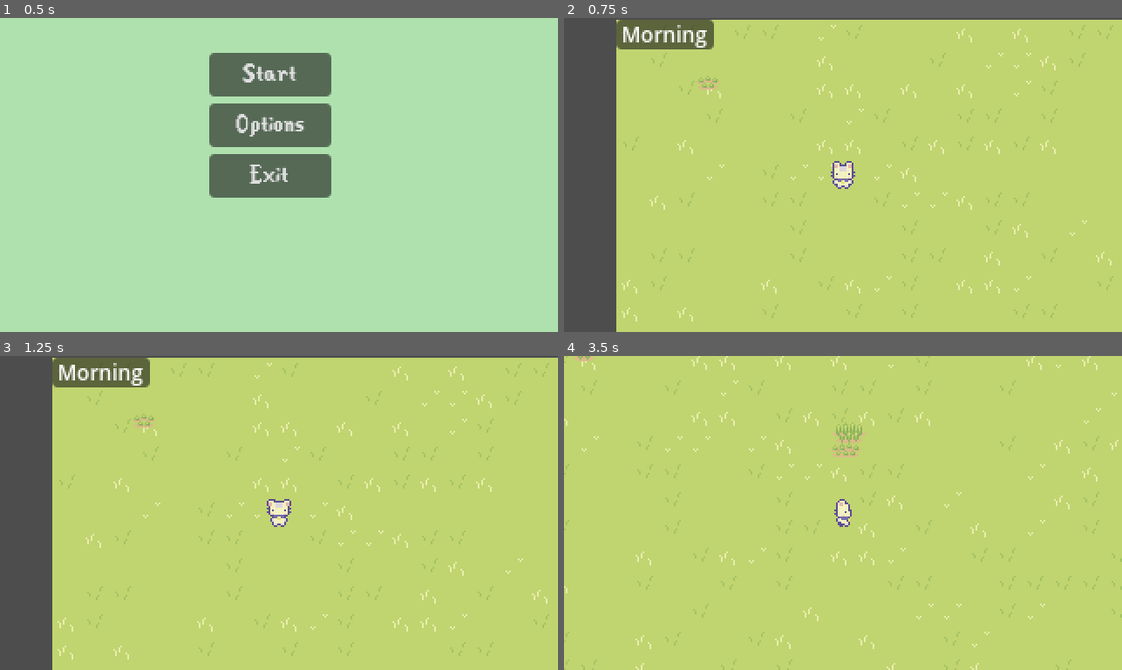
Above: before the commit, frames 1-4 (two rows, left to right).
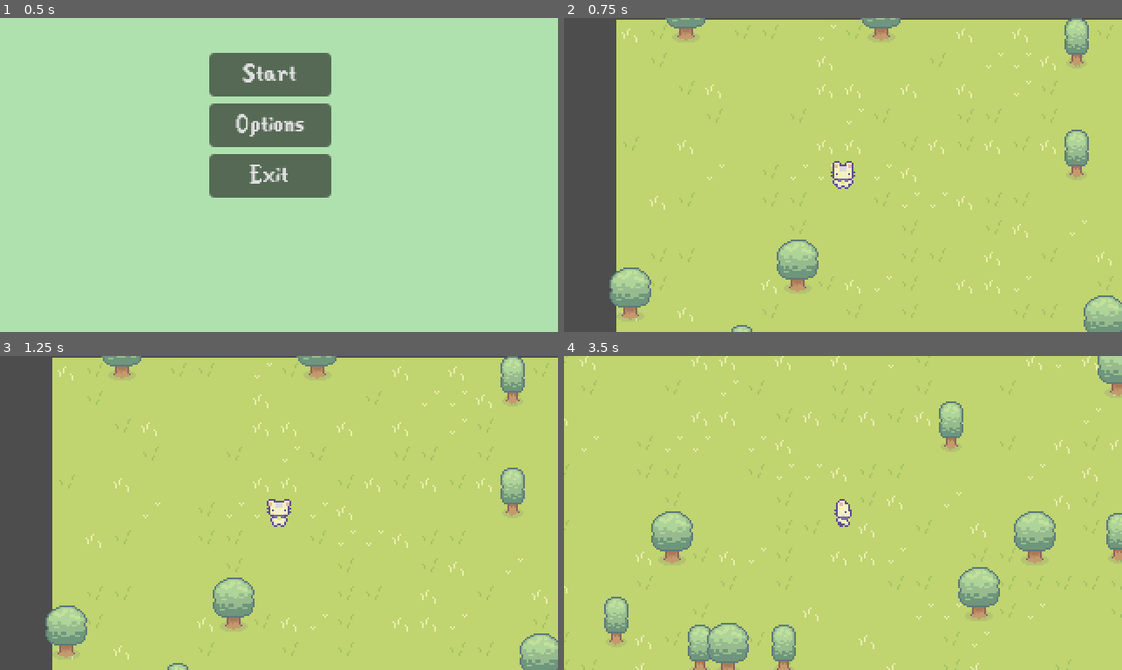
Above: after the commit, the same moments.

Repository: egd3025/everbloom
Game: Godot game, scene res://start_menu.tscn
Two runs of this game, one before a commit and one after it. Both use one fixed random seed, a clock stepped at 60 frames per second and the inputs below.
Inputs (mouse positions are in pixels of both pictures, inside the frame that each line leads up to):
- Up to frame 1 (0.5 s): no input
- Up to frame 2 (0.75 s): click "Start" at 0.5 s
- Up to frame 3 (1.25 s): no input
- Up to frame 4 (3.5 s): move the mouse to (965, 497) at 1.27 s; hold Right (ui_right) 1.28-2.03 s; click (965, 497) at 1.35 s; move the mouse to (731, 528) at 2.02 s; hold Down (ui_down) 2.03-2.78 s; tap C (collect) at 2.1 s; move the mouse to (898, 443) at 2.77 s; hold Right (ui_right) from 2.78 s (still down); click (898, 443) at 2.85 s

Frame 1 is identical in both runs. In frame 2, 5.8% of the frame differs, in the area x 8-100%, y 0-100%; in frame 3, 5.8%; in frame 4, 6.9%, in the area x 1-100%, y 0-100%.

Commit message:
Added Trees and Hitboxed

Diff:
--- a/EverBloom/World/WorldGen.gd
+++ b/EverBloom/World/WorldGen.gd
@@ -23,3 +23,10 @@
 				floor.set_cell(0, Vector2i(row,col), 2, Vector2i(0,6))
 			if random_number >= 37 and random_number <= 50:
 				floor.set_cell(0, Vector2i(row,col), 2, Vector2i(0,5))
+	for row in range(x):
+		for col in range(y):
+			var random_number : int = randi() % 50
+			if random_number == 49:
+				floor.set_cell(1, Vector2i(row,col), 0, Vector2i(1,0))
+			if random_number == 48:
+				floor.set_cell(1, Vector2i(row,col), 0, Vector2i(0,0))
--- a/EverBloom/World/world.tscn
+++ b/EverBloom/World/world.tscn
@@ -135,14 +135,20 @@
 script = ExtResource("1_a85sf")
 
 [node name="Floor" type="TileMap" parent="."]
+z_index = 1
+y_sort_enabled = true
 tile_set = ExtResource("1_5jp6c")
 format = 2
 layer_0/name = "0"
 layer_1/name = "1"
+layer_1/y_sort_enabled = true
+layer_1/z_index = 1
 layer_1/tile_data = PackedInt32Array()
 script = ExtResource("2_rlebr")
 
 [node name="player" type="CharacterBody2D" parent="."]
+z_index = 1
+y_sort_enabled = true
 position = Vector2(130, 89)
 script = ExtResource("4_fn72k")
 inv = ExtResource("5_bvxdf")
--- a/EverBloom/stardew.tres
+++ b/EverBloom/stardew.tres
@@ -1,80 +1,360 @@
-[gd_resource type="TileSet" load_steps=3 format=3 uid="uid://cxa3a7h17ymwt"]
+[gd_resource type="TileSet" load_steps=5 format=3 uid="uid://cxa3a7h17ymwt"]
 
 [ext_resource type="Texture2D" uid="uid://yjq6hhb4bn02" path="res://cup_noodle/Grass.png" id="1_ixsi7"]
+[ext_resource type="Texture2D" uid="uid://cgym3jp30l7it" path="res://cup_noodle/Basic_Grass_Biom_things.png" id="1_mlu5y"]
+
+[sub_resource type="TileSetAtlasSource" id="TileSetAtlasSource_inrql"]
+texture = ExtResource("1_mlu5y")
+3:0/0 = 0
+3:0/0/physics_layer_0/linear_velocity = Vector2(0, 0)
+3:0/0/physics_layer_0/angular_velocity = 0.0
+4:0/0 = 0
+4:0/0/physics_layer_0/linear_velocity = Vector2(0, 0)
+4:0/0/physics_layer_0/angular_velocity = 0.0
+5:0/0 = 0
+5:0/0/physics_layer_0/linear_velocity = Vector2(0, 0)
+5:0/0/physics_layer_0/angular_velocity = 0.0
+6:0/0 = 0
+6:0/0/physics_layer_0/linear_velocity = Vector2(0, 0)
+6:0/0/physics_layer_0/angular_velocity = 0.0
+7:0/0 = 0
+7:0/0/physics_layer_0/linear_velocity = Vector2(0, 0)
+7:0/0/physics_layer_0/angular_velocity = 0.0
+8:0/0 = 0
+8:0/0/physics_layer_0/linear_velocity = Vector2(0, 0)
+8:0/0/physics_layer_0/angular_velocity = 0.0
+3:1/0 = 0
+3:1/0/physics_layer_0/linear_velocity = Vector2(0, 0)
+3:1/0/physics_layer_0/angular_velocity = 0.0
+4:1/0 = 0
+4:1/0/physics_layer_0/linear_velocity = Vector2(0, 0)
+4:1/0/physics_layer_0/angular_velocity = 0.0
+5:1/0 = 0
+5:1/0/physics_layer_0/linear_velocity = Vector2(0, 0)
+5:1/0/physics_layer_0/angular_velocity = 0.0
+6:1/0 = 0
+6:1/0/physics_layer_0/linear_velocity = Vector2(0, 0)
+6:1/0/physics_layer_0/angular_velocity = 0.0
+7:1/0 = 0
+7:1/0/physics_layer_0/linear_velocity = Vector2(0, 0)
+7:1/0/physics_layer_0/angular_velocity = 0.0
+8:1/0 = 0
+8:1/0/physics_layer_0/linear_velocity = Vector2(0, 0)
+8:1/0/physics_layer_0/angular_velocity = 0.0
+0:2/0 = 0
+0:2/0/physics_layer_0/linear_velocity = Vector2(0, 0)
+0:2/0/physics_layer_0/angular_velocity = 0.0
+1:2/0 = 0
+1:2/0/physics_layer_0/linear_velocity = Vector2(0, 0)
+1:2/0/physics_layer_0/angular_velocity = 0.0
+2:2/0 = 0
+2:2/0/physics_layer_0/linear_velocity = Vector2(0, 0)
+2:2/0/physics_layer_0/angular_velocity = 0.0
+3:2/0 = 0
+3:2/0/physics_layer_0/linear_velocity = Vector2(0, 0)
+3:2/0/physics_layer_0/angular_velocity = 0.0
+4:2/0 = 0
+4:2/0/physics_layer_0/linear_velocity = Vector2(0, 0)
+4:2/0/physics_layer_0/angular_velocity = 0.0
+5:2/0 = 0
+5:2/0/physics_layer_0/linear_velocity = Vector2(0, 0)
+5:2/0/physics_layer_0/angular_velocity = 0.0
+6:2/0 = 0
+6:2/0/physics_layer_0/linear_velocity = Vector2(0, 0)
+6:2/0/physics_layer_0/angular_velocity = 0.0
+7:2/0 = 0
+7:2/0/physics_layer_0/linear_velocity = Vector2(0, 0)
+7:2/0/physics_layer_0/angular_velocity = 0.0
+8:2/0 = 0
+8:2/0/physics_layer_0/linear_velocity = Vector2(0, 0)
+8:2/0/physics_layer_0/angular_velocity = 0.0
+0:3/0 = 0
+0:3/0/physics_layer_0/linear_velocity = Vector2(0, 0)
+0:3/0/physics_layer_0/angular_velocity = 0.0
+1:3/0 = 0
+1:3/0/physics_layer_0/linear_velocity = Vector2(0, 0)
+1:3/0/physics_layer_0/angular_velocity = 0.0
+2:3/0 = 0
+2:3/0/physics_layer_0/linear_velocity = Vector2(0, 0)
+2:3/0/physics_layer_0/angular_velocity = 0.0
+3:3/0 = 0
+3:3/0/physics_layer_0/linear_velocity = Vector2(0, 0)
+3:3/0/physics_layer_0/angular_velocity = 0.0
+4:3/0 = 0
+4:3/0/physics_layer_0/linear_velocity = Vector2(0, 0)
+4:3/0/physics_layer_0/angular_velocity = 0.0
+5:3/0 = 0
+5:3/0/physics_layer_0/linear_velocity = Vector2(0, 0)
+5:3/0/physics_layer_0/angular_velocity = 0.0
+6:3/0 = 0
+6:3/0/physics_layer_0/linear_velocity = Vector2(0, 0)
+6:3/0/physics_layer_0/angular_velocity = 0.0
+7:3/0 = 0
+7:3/0/physics_layer_0/linear_velocity = Vector2(0, 0)
+7:3/0/physics_layer_0/angular_velocity = 0.0
+8:3/0 = 0
+8:3/0/physics_layer_0/linear_velocity = Vector2(0, 0)
+8:3/0/physics_layer_0/angular_velocity = 0.0
+0:4/0 = 0
+0:4/0/physics_layer_0/linear_velocity = Vector2(0, 0)
+0:4/0/physics_layer_0/angular_velocity = 0.0
+1:4/0 = 0
+1:4/0/physics_layer_0/linear_velocity = Vector2(0, 0)
+1:4/0/physics_layer_0/angular_velocity = 0.0
+2:4/0 = 0
+2:4/0/physics_layer_0/linear_velocity = Vector2(0, 0)
+2:4/0/physics_layer_0/angular_velocity = 0.0
+3:4/0 = 0
+3:4/0/physics_layer_0/linear_velocity = Vector2(0, 0)
+3:4/0/physics_layer_0/angular_velocity = 0.0
+4:4/0 = 0
+4:4/0/physics_layer_0/linear_velocity = Vector2(0, 0)
+4:4/0/physics_layer_0/angular_velocity = 0.0
+5:4/0 = 0
+5:4/0/physics_layer_0/linear_velocity = Vector2(0, 0)
+5:4/0/physics_layer_0/angular_velocity = 0.0
+6:4/0 = 0
+6:4/0/physics_layer_0/linear_velocity = Vector2(0, 0)
+6:4/0/physics_layer_0/angular_velocity = 0.0
+7:4/0 = 0
+7:4/0/physics_layer_0/linear_velocity = Vector2(0, 0)
+7:4/0/physics_layer_0/angular_velocity = 0.0
+8:4/0 = 0
+8:4/0/physics_layer_0/linear_velocity = Vector2(0, 0)
+8:4/0/physics_layer_0/angular_velocity = 0.0
+0:0/size_in_atlas = Vector2i(1, 2)
+0:0/0 = 0
+0:0/0/texture_origin = Vector2i(0, 9)
+0:0/0/y_sort_origin = -5
+0:0/0/physics_layer_0/linear_velocity = Vector2(0, 0)
+0:0/0/physics_layer_0/angular_velocity = 0.0
+0:0/0/physics_layer_0/polygon_0/points = PackedVector2Array(-3.8007, 0.265165, -1.85616, 2.03293, -0.618718, 3.44715, 1.5026, 1.5026, 3.27037, 0.265165)
+1:0/size_in_atlas = Vector2i(2, 2)
+1:0/0 = 0
+1:0/0/texture_origin = Vector2i(0, 11)
+1:0/0/y_sort_origin = -2
+1:0/0/physics_layer_0/linear_velocity = Vector2(0, 0)
+1:0/0/physics_layer_0/angular_velocity = 0.0
+1:0/0/physics_layer_0/polygon_0/points = PackedVector2Array(-4.86136, 0.795495, 5.03814, 1.32583, 3.62392, 3.44715, -0.265164, 3.97748, -4.15425, 3.8007)
 
 [sub_resource type="TileSetAtlasSource" id="TileSetAtlasSource_t4pcs"]
 texture = ExtResource("1_ixsi7")
 0:0/0 = 0
+0:0/0/physics_layer_0/linear_velocity = Vector2(0, 0)
+0:0/0/physics_layer_0/angular_velocity = 0.0
 1:0/0 = 0
+1:0/0/physics_layer_0/linear_velocity = Vector2(0, 0)
+1:0/0/physics_layer_0/angular_velocity = 0.0
 2:0/0 = 0
+2:0/0/physics_layer_0/linear_velocity = Vector2(0, 0)
+2:0/0/physics_layer_0/angular_velocity = 0.0
 3:0/0 = 0
+3:0/0/physics_layer_0/linear_velocity = Vector2(0, 0)
+3:0/0/physics_layer_0/angular_velocity = 0.0
 4:0/0 = 0
+4:0/0/physics_layer_0/linear_velocity = Vector2(0, 0)
+4:0/0/physics_layer_0/angular_velocity = 0.0
 5:0/0 = 0
+5:0/0/physics_layer_0/linear_velocity = Vector2(0, 0)
+5:0/0/physics_layer_0/angular_velocity = 0.0
 6:0/0 = 0
+6:0/0/physics_layer_0/linear_velocity = Vector2(0, 0)
+6:0/0/physics_layer_0/angular_velocity = 0.0
 7:0/0 = 0
+7:0/0/physics_layer_0/linear_velocity = Vector2(0, 0)
+7:0/0/physics_layer_0/angular_velocity = 0.0
 8:0/0 = 0
+8:0/0/physics_layer_0/linear_velocity = Vector2(0, 0)
+8:0/0/physics_layer_0/angular_velocity = 0.0
 9:0/0 = 0
+9:0/0/physics_layer_0/linear_velocity = Vector2(0, 0)
+9:0/0/physics_layer_0/angular_velocity = 0.0
 0:1/0 = 0
+0:1/0/physics_layer_0/linear_velocity = Vector2(0, 0)
+0:1/0/physics_layer_0/angular_velocity = 0.0
 1:1/0 = 0
+1:1/0/physics_layer_0/linear_velocity = Vector2(0, 0)
+1:1/0/physics_layer_0/angular_velocity = 0.0
 2:1/0 = 0
+2:1/0/physics_layer_0/linear_velocity = Vector2(0, 0)
+2:1/0/physics_layer_0/angular_velocity = 0.0
 3:1/0 = 0
+3:1/0/physics_layer_0/linear_velocity = Vector2(0, 0)
+3:1/0/physics_layer_0/angular_velocity = 0.0
 4:1/0 = 0
+4:1/0/physics_layer_0/linear_velocity = Vector2(0, 0)
+4:1/0/physics_layer_0/angular_velocity = 0.0
 5:1/0 = 0
+5:1/0/physics_layer_0/linear_velocity = Vector2(0, 0)
+5:1/0/physics_layer_0/angular_velocity = 0.0
 6:1/0 = 0
+6:1/0/physics_layer_0/linear_velocity = Vector2(0, 0)
+6:1/0/physics_layer_0/angular_velocity = 0.0
 7:1/0 = 0
+7:1/0/physics_layer_0/linear_velocity = Vector2(0, 0)
+7:1/0/physics_layer_0/angular_velocity = 0.0
 8:1/0 = 0
+8:1/0/physics_layer_0/linear_velocity = Vector2(0, 0)
+8:1/0/physics_layer_0/angular_velocity = 0.0
 9:1/0 = 0
+9:1/0/physics_layer_0/linear_velocity = Vector2(0, 0)
+9:1/0/physics_layer_0/angular_velocity = 0.0
 0:2/0 = 0
+0:2/0/physics_layer_0/linear_velocity = Vector2(0, 0)
+0:2/0/physics_layer_0/angular_velocity = 0.0
 1:2/0 = 0
+1:2/0/physics_layer_0/linear_velocity = Vector2(0, 0)
+1:2/0/physics_layer_0/angular_velocity = 0.0
 2:2/0 = 0
+2:2/0/physics_layer_0/linear_velocity = Vector2(0, 0)
+2:2/0/physics_layer_0/angular_velocity = 0.0
 3:2/0 = 0
+3:2/0/physics_layer_0/linear_velocity = Vector2(0, 0)
+3:2/0/physics_layer_0/angular_velocity = 0.0
 4:2/0 = 0
+4:2/0/physics_layer_0/linear_velocity = Vector2(0, 0)
+4:2/0/physics_layer_0/angular_velocity = 0.0
 5:2/0 = 0
+5:2/0/physics_layer_0/linear_velocity = Vector2(0, 0)
+5:2/0/physics_layer_0/angular_velocity = 0.0
 6:2/0 = 0
+6:2/0/physics_layer_0/linear_velocity = Vector2(0, 0)
+6:2/0/physics_layer_0/angular_velocity = 0.0
 7:2/0 = 0
+7:2/0/physics_layer_0/linear_velocity = Vector2(0, 0)
+7:2/0/physics_layer_0/angular_velocity = 0.0
 8:2/0 = 0
+8:2/0/physics_layer_0/linear_velocity = Vector2(0, 0)
+8:2/0/physics_layer_0/angular_velocity = 0.0
 9:2/0 = 0
+9:2/0/physics_layer_0/linear_velocity = Vector2(0, 0)
+9:2/0/physics_layer_0/angular_velocity = 0.0
 10:2/0 = 0
+10:2/0/physics_layer_0/linear_velocity = Vector2(0, 0)
+10:2/0/physics_layer_0/angular_velocity = 0.0
 0:3/0 = 0
+0:3/0/physics_layer_0/linear_velocity = Vector2(0, 0)
+0:3/0/physics_layer_0/angular_velocity = 0.0
 1:3/0 = 0
+1:3/0/physics_layer_0/linear_velocity = Vector2(0, 0)
+1:3/0/physics_layer_0/angular_velocity = 0.0
 2:3/0 = 0
+2:3/0/physics_layer_0/linear_velocity = Vector2(0, 0)
+2:3/0/physics_layer_0/angular_velocity = 0.0
 3:3/0 = 0
+3:3/0/physics_layer_0/linear_velocity = Vector2(0, 0)
+3:3/0/physics_layer_0/angular_velocity = 0.0
 4:3/0 = 0
+4:3/0/physics_layer_0/linear_velocity = Vector2(0, 0)
+4:3/0/physics_layer_0/angular_velocity = 0.0
 5:3/0 = 0
+5:3/0/physics_layer_0/linear_velocity = Vector2(0, 0)
+5:3/0/physics_layer_0/angular_velocity = 0.0
 6:3/0 = 0
+6:3/0/physics_layer_0/linear_velocity = Vector2(0, 0)
+6:3/0/physics_layer_0/angular_velocity = 0.0
 7:3/0 = 0
+7:3/0/physics_layer_0/linear_velocity = Vector2(0, 0)
+7:3/0/physics_layer_0/angular_velocity = 0.0
 8:3/0 = 0
+8:3/0/physics_layer_0/linear_velocity = Vector2(0, 0)
+8:3/0/physics_layer_0/angular_velocity = 0.0
 9:3/0 = 0
+9:3/0/physics_layer_0/linear_velocity = Vector2(0, 0)
+9:3/0/physics_layer_0/angular_velocity = 0.0
 10:3/0 = 0
+10:3/0/physics_layer_0/linear_velocity = Vector2(0, 0)
+10:3/0/physics_layer_0/angular_velocity = 0.0
 0:4/0 = 0
+0:4/0/physics_layer_0/linear_velocity = Vector2(0, 0)
+0:4/0/physics_layer_0/angular_velocity = 0.0
 1:4/0 = 0
+1:4/0/physics_layer_0/linear_velocity = Vector2(0, 0)
+1:4/0/physics_layer_0/angular_velocity = 0.0
 2:4/0 = 0
+2:4/0/physics_layer_0/linear_velocity = Vector2(0, 0)
+2:4/0/physics_layer_0/angular_velocity = 0.0
 3:4/0 = 0
+3:4/0/physics_layer_0/linear_velocity = Vector2(0, 0)
+3:4/0/physics_layer_0/angular_velocity = 0.0
 4:4/0 = 0
+4:4/0/physics_layer_0/linear_velocity = Vector2(0, 0)
+4:4/0/physics_layer_0/angular_velocity = 0.0
 5:4/0 = 0
+5:4/0/physics_layer_0/linear_velocity = Vector2(0, 0)
+5:4/0/physics_layer_0/angular_velocity = 0.0
 6:4/0 = 0
+6:4/0/physics_layer_0/linear_velocity = Vector2(0, 0)
+6:4/0/physics_layer_0/angular_velocity = 0.0
 7:4/0 = 0
+7:4/0/physics_layer_0/linear_velocity = Vector2(0, 0)
+7:4/0/physics_layer_0/angular_velocity = 0.0
 8:4/0 = 0
+8:4/0/physics_layer_0/linear_velocity = Vector2(0, 0)
+8:4/0/physics_layer_0/angular_velocity = 0.0
 9:4/0 = 0
+9:4/0/physics_layer_0/linear_velocity = Vector2(0, 0)
+9:4/0/physics_layer_0/angular_velocity = 0.0
 0:5/0 = 0
+0:5/0/physics_layer_0/linear_velocity = Vector2(0, 0)
+0:5/0/physics_layer_0/angular_velocity = 0.0
 1:5/0 = 0
+1:5/0/physics_layer_0/linear_velocity = Vector2(0, 0)
+1:5/0/physics_layer_0/angular_velocity = 0.0
 2:5/0 = 0
+2:5/0/physics_layer_0/linear_velocity = Vector2(0, 0)
+2:5/0/physics_layer_0/angular_velocity = 0.0
 3:5/0 = 0
+3:5/0/physics_layer_0/linear_velocity = Vector2(0, 0)
+3:5/0/physics_layer_0/angular_velocity = 0.0
 4:5/0 = 0
+4:5/0/physics_layer_0/linear_velocity = Vector2(0, 0)
+4:5/0/physics_layer_0/angular_velocity = 0.0
 5:5/0 = 0
+5:5/0/physics_layer_0/linear_velocity = Vector2(0, 0)
+5:5/0/physics_layer_0/angular_velocity = 0.0
 6:5/0 = 0
+6:5/0/physics_layer_0/linear_velocity = Vector2(0, 0)
+6:5/0/physics_layer_0/angular_velocity = 0.0
 7:5/0 = 0
+7:5/0/physics_layer_0/linear_velocity = Vector2(0, 0)
+7:5/0/physics_layer_0/angular_velocity = 0.0
 8:5/0 = 0
+8:5/0/physics_layer_0/linear_velocity = Vector2(0, 0)
+8:5/0/physics_layer_0/angular_velocity = 0.0
 9:5/0 = 0
+9:5/0/physics_layer_0/linear_velocity = Vector2(0, 0)
+9:5/0/physics_layer_0/angular_velocity = 0.0
 0:6/0 = 0
+0:6/0/physics_layer_0/linear_velocity = Vector2(0, 0)
+0:6/0/physics_layer_0/angular_velocity = 0.0
 1:6/0 = 0
+1:6/0/physics_layer_0/linear_velocity = Vector2(0, 0)
+1:6/0/physics_layer_0/angular_velocity = 0.0
 2:6/0 = 0
+2:6/0/physics_layer_0/linear_velocity = Vector2(0, 0)
+2:6/0/physics_layer_0/angular_velocity = 0.0
 3:6/0 = 0
+3:6/0/physics_layer_0/linear_velocity = Vector2(0, 0)
+3:6/0/physics_layer_0/angular_velocity = 0.0
 4:6/0 = 0
+4:6/0/physics_layer_0/linear_velocity = Vector2(0, 0)
+4:6/0/physics_layer_0/angular_velocity = 0.0
 5:6/0 = 0
+5:6/0/physics_layer_0/linear_velocity = Vector2(0, 0)
+5:6/0/physics_layer_0/angular_velocity = 0.0
 6:6/0 = 0
+6:6/0/physics_layer_0/linear_velocity = Vector2(0, 0)
+6:6/0/physics_layer_0/angular_velocity = 0.0
 7:6/0 = 0
+7:6/0/physics_layer_0/linear_velocity = Vector2(0, 0)
+7:6/0/physics_layer_0/angular_velocity = 0.0
 8:6/0 = 0
+8:6/0/physics_layer_0/linear_velocity = Vector2(0, 0)
+8:6/0/physics_layer_0/angular_velocity = 0.0
 
 [resource]
+physics_layer_0/collision_layer = 1
+physics_layer_0/collision_mask = 2
 sources/2 = SubResource("TileSetAtlasSource_t4pcs")
+sources/0 = SubResource("TileSetAtlasSource_inrql")
Not shown: 1 places in EverBloom/start_menu.tscn that only renumber resources
